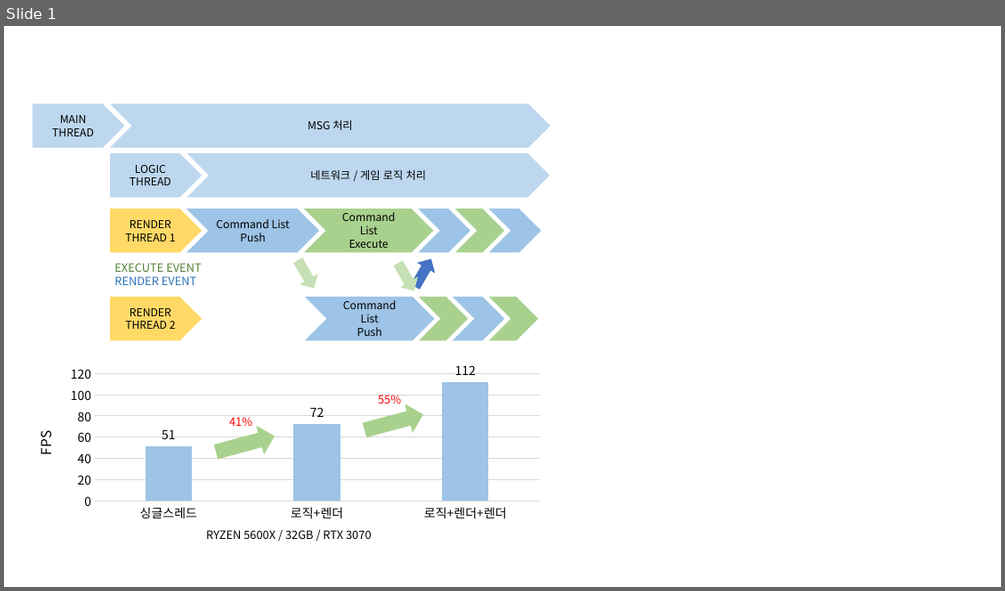
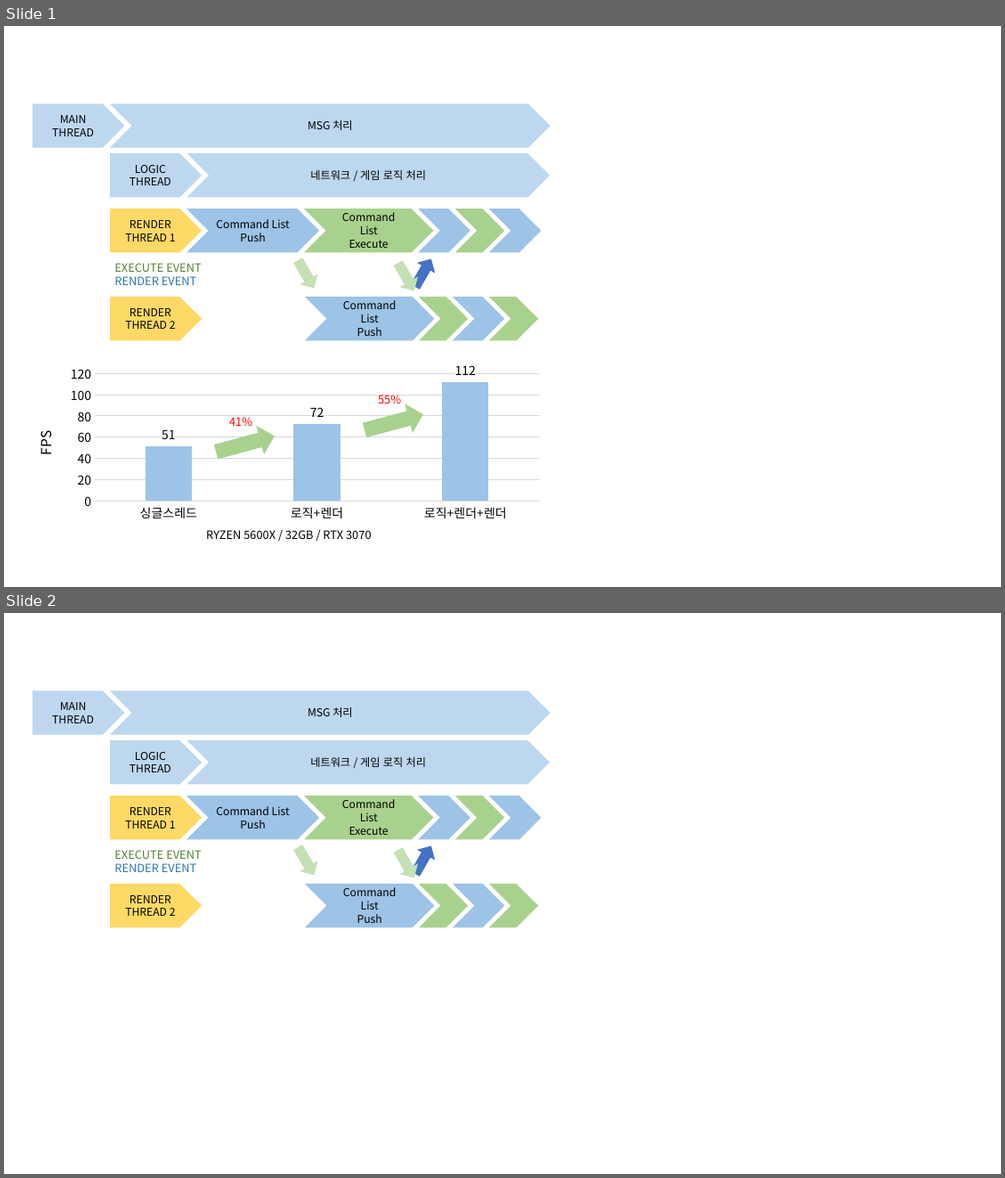
Before and after one commit to haein0303/AlgaeEater, a slide deck: Document/멀티쓰레드 렌더링_PT.pptx. Shown one above the other, each under a label of ours: slide 1 before the commit, slides 1 and 2 after it. The pictures are 1005x591 and 1005x1178 pixels, drawn with LibreOffice and Linux fonts; fonts in the diff are those of the drawing. Boxes give left, top, right and bottom in pixels: in the first picture for what was removed or moved away, otherwise in the second. Text is boxed around its words. In the diff, an @@ line names an element or a change of style, - is before the commit and + after.

```diff
--- a/Document/멀티쓰레드 렌더링_PT.pptx
+++ b/Document/멀티쓰레드 렌더링_PT.pptx
@@ slide 2 added at (4,613,1001,1174), background #FFFFFF @@
@@ pentagon arrow added at (32,690,124,735), fill #BDD7EE, 10.5 pt, text #000000 @@
+MAIN
+THREAD
@@ chevron added at (110,690,550,735), fill #BDD7EE, 10.5 pt, text #000000 @@
+MSG 처리
@@ pentagon arrow added at (110,740,202,784), fill #BDD7EE, 10.5 pt, text #000000 @@
+LOGIC
+THREAD
@@ chevron added at (187,740,550,784), fill #BDD7EE, 10.5 pt, text #000000 @@
+네트워크 / 게임 로직 처리
@@ pentagon arrow added at (110,795,202,840), fill #FFD966, 10.5 pt, text #000000 @@
+RENDER
+THREAD 1
@@ chevron added at (186,795,320,840), fill #9DC3E6, 10.5 pt, text #000000 @@
+Command List
+Push
@@ chevron added at (304,795,433,840), fill #A9D18E, 10.5 pt, text #000000 @@
+Command List
+Execute
@@ chevron added at (418,795,470,840), fill #9DC3E6 @@
@@ chevron added at (455,795,504,840), fill #A9D18E @@
@@ chevron added at (489,795,542,840), fill #9DC3E6 @@
@@ text added at (114,850,202,872), 11 pt, text #548235 @@
+EXECUTE EVENT
+RENDER EVENT
@@ right arrow added at (289,842,323,880), fill #C5E0B4 @@
@@ right arrow added at (388,845,423,884), fill #C5E0B4 @@
@@ right arrow added at (406,841,440,879), fill #4472C4 @@
@@ pentagon arrow added at (110,884,202,928), fill #FFD966, 10.5 pt, text #000000 @@
+RENDER
+THREAD 2
@@ chevron added at (305,884,434,928), fill #9DC3E6, 10.5 pt, text #000000 @@
+Command List
+Push
@@ chevron added at (419,884,469,928), fill #A9D18E @@
@@ chevron added at (453,884,505,928), fill #9DC3E6 @@
@@ chevron added at (489,884,539,928), fill #A9D18E @@
```
Also in this commit, not shown: 2 other slides added, 11 other files.
